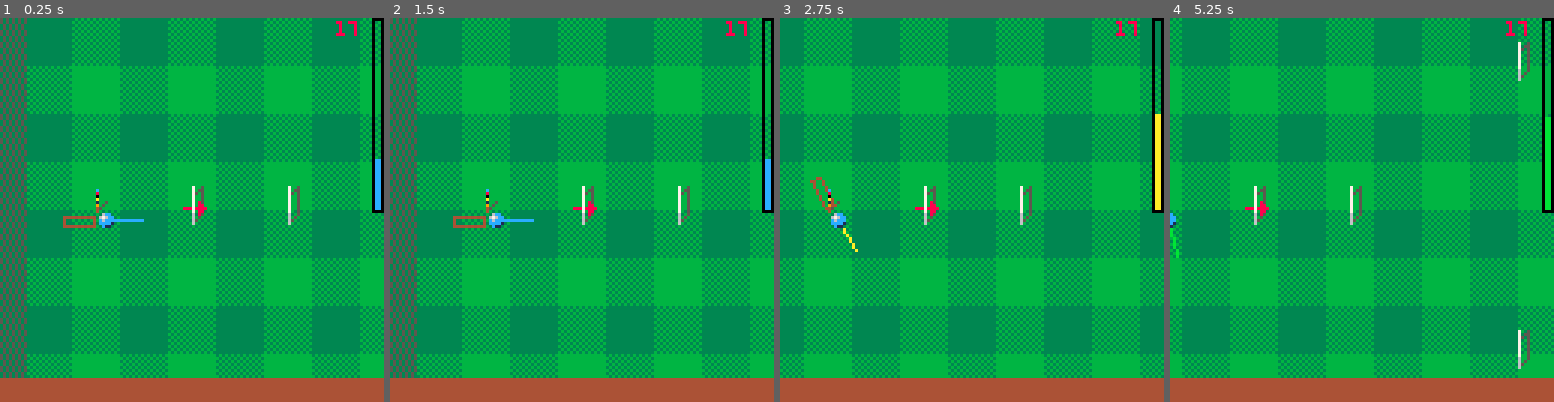
Above: before the commit, frames 1-4 (left to right).
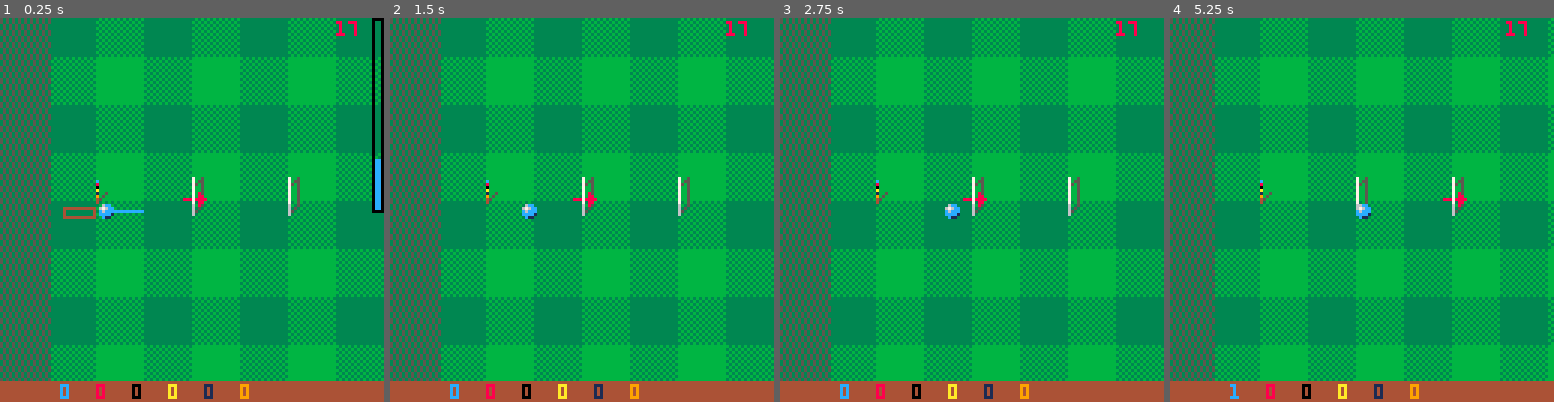
Above: after the commit, the same moments.

Repository: Joeltronics/croqu-8
Game: PICO-8 cartridge croquet.p8
Same seed, same stepped clock (60 frames per second), same inputs: the game is played once before the commit and once after it.
Inputs:
- Up to frame 1 (0.25 s): no input
- Up to frame 2 (1.5 s): tap X (X key) at 0.33, 1.07 s; tap O (Z key) at 0.7 s
- Up to frame 3 (2.75 s): hold Right 1.6-2.1 s; tap O (Z key) at 1.7, 2.1, 2.5 s; tap X (X key) at 1.85 s; hold Up 2.15-2.42 s; hold Right from 2.47 s (still down)
- Up to frame 4 (5.25 s): tap O (Z key) every 0.4 s from 2.9 to 4.9 s; tap X (X key) at 2.97, 4.08, 5.2 s; release Right at 3.03 s; hold Left 3.08-3.58 s; hold Down 3.63-3.97 s; hold Right 4.02-4.68 s; hold Up 4.73-5.03 s; hold Left from 5.08 s (still down)

The runs differ from the first frame. In frame 1, 29% of the frame differs, in the area x 0-100%, y 0-100%; in frame 2, 30%; in frame 3, 36%; in frame 4, 39%.

Commit message:
Basic physics (no collisions yet) & wicket logic

Diff:
--- a/croquet.p8
+++ b/croquet.p8
@@ -5,15 +5,14 @@
 -- License: CC BY-NC-SA 4.0
 
 --
--- Consts
---
-
-STATUS_BAR_HEIGHT = 8
-
-ROUGH = 8
-ROUGH_FILLP = 0b0101010110101010
--- ROUGH_COLOR = 0x34
-ROUGH_COLOR = 0x35
+-- Game core consts
+--
+
+BALL_R = 2
+
+MOVING_COOLDOWN_FRAMES = 120
+
+ROUGH = 16
 
 -- WIDTH, HEIGHT = 256, 128
 WIDTH, HEIGHT = 384 + 2*ROUGH, 192+2*ROUGH
@@ -47,6 +46,29 @@
 	{PX, CY, reverse=true, pole=true, hidden=true},
 }
 
+--
+-- Physics consts
+--
+
+SHOT_V_MAX = 2.5
+SHOT_V_MIN = 0.125
+
+DRAG = 1 - 1/128
+DRAG_ROUGH = 1 - 1/8
+V2_STOP_THRESH = 1/1024
+
+BALL_STOP_RANDOM_MOVEMENT = 0.25
+
+--
+-- Graphics Consts
+--
+
+STATUS_BAR_HEIGHT = 7
+
+ROUGH_FILLP = 0b0101010110101010
+-- ROUGH_COLOR = 0x34
+ROUGH_COLOR = 0x35
+
 PALETTES = {
 	-- main, dark, light
 	{[8]=12, [2]=1, [14]=6}, -- Blue
@@ -68,7 +90,7 @@
 
 balls = {}
 
-player_idx = 1
+player_idx = 0
 
 camera_x = 64
 camera_y = CY
@@ -76,7 +98,7 @@
 shot_angle = 0
 shot_power = 0.25
 
-moving = false
+moving_cooldown = 0
 
 debug_no_draw_tops = false
 debug_draw_primitives = false
@@ -87,6 +109,10 @@
 
 function round(val)
 	return flr(val + 0.5)
+end
+
+function line_round(x1, y1, x2, y2, col)
+	line(round(x1), round(y1), round(x2), round(y2), col)
 end
 
 function clip_num(val, minval, maxval)
@@ -110,39 +136,98 @@
 	end
 end
 
+function shot_power_color()
+	return SHOT_POWER_COLORS[clip_num(flr(shot_power * #SHOT_POWER_COLORS) + 1, 1, #SHOT_POWER_COLORS)]
+end
+
 --
 -- Game
 --
 
+function reset_off_screen_balls()
+
+	while true do
+		local any_clipped = false
+
+		for ball in all(balls) do
+			local x_was, y_was = ball.x, ball.y
+			ball.x = clip_num(ball.x, ROUGH, WIDTH-ROUGH-1)
+			ball.y = clip_num(ball.y, ROUGH, HEIGHT-ROUGH-1)
+			if (ball.x != x_was or ball.y != y_was) any_clipped = true
+		end
+
+		if (not any_clipped) return
+
+		-- TODO: re-run ball collisions
+	end
+end
+
 function next_player()
-	player_idx %= 6
+
+	reset_off_screen_balls()
+
+	player_idx %= #PALETTES
 	player_idx += 1
-	local player_ball = balls[player_idx]
-
+	if (player_idx > #balls) add_ball()
 	shot_angle = 0
 	shot_power = 0.25
-	moving = false
+	moving_cooldown = 0
+
+	local player_ball = balls[player_idx]
+
+	camera_x = player_ball.x
+	camera_y = player_ball.y
+end
+
+function add_ball()
+	local palette = PALETTES[#balls + 1]
+	add(balls, {
+		x=WICKETS[1][1] + 3,
+		y=WICKETS[1][2] + 3,
+		vx=0,
+		vy=0,
+		color=palette[8],
+		palette=palette,
+		last_wicket_idx=1,
+	})
 end
 
 function _init()
-	local idx = 0  -- DEBUG
-	for p in all(PALETTES) do
-		idx += 1
-		add(balls, {
-			-- x = 8 + idx*8, y = CY - 16, -- DEBUG
-			vx=0, vy=0,
-			color=p[8], palette=p,
-			last_wicket_idx=0,
-		})
-	end
+	balls = {}
+	player_idx = 0
+	next_player()
 
 	cls()
 	poke(0x5F2D, 1)  -- enable keyboard
 	poke(0x5f36, 0x40)  -- prevent printing at bottom of screen from triggering scroll
 end
 
+function check_wicket(ball)
+	-- Note: only checks wickets, not poles
+	-- (Poles are handled through collision physics)
+
+	local w = WICKETS[ball.last_wicket_idx + 1]
+	if (w.pole) return
+	local x, y, xp, yp, wx, wy = ball.x, ball.y, ball.x_prev, ball.y_prev, w[1], w[2]
+
+	local through = false
+	if wy - 4 <= y and y <= wy + 4 then
+		if x == wx then
+			-- In case ball is stopped exactly on wicket
+			-- (Could handle this with conditions below, but this is more mistake-proof)
+			through = true
+		elseif w.reverse then
+			if (xp >= wx and x < wx) through = true
+		else
+			if (xp <= wx and x > wx) through = true
+		end
+	end
+	if (through) ball.last_wicket_idx += 1
+end
+
 function _update60()
--- function _update()
+
+	local player_ball, op, x = balls[player_idx], btnp(4), btn(5)
 
 	while stat(30) do
 		local key = stat(31)
@@ -150,22 +235,71 @@
 		if (key == '2') debug_no_draw_tops = not debug_no_draw_tops
 	end
 
-	local player_ball, o, x = balls[player_idx], btn(4), btn(5)
-
-	if not (player_ball.x) then
-		-- TODO: check clip, and/or offer different placement options
-		player_ball.x = WICKETS[1][1] + 3
-		player_ball.y = WICKETS[1][2] + 3
-		player_ball.last_wicket_idx = 1
-	end
-
-	if moving then
-
-		-- TODO: physics here
-
-		-- TODO: camera follow whatever ball is moving, even if it's not the player's
+	if op and moving_cooldown <= 0 then
+		-- Launch ball
+
+		-- TODO: add slight randomness to angle, depending on power
+
+		local dx, dy = cos(shot_angle), sin(shot_angle)
+
+		local v = SHOT_V_MIN + (SHOT_V_MAX - SHOT_V_MIN) * shot_power * shot_power
+
+		player_ball.vx = v * dx
+		player_ball.vy = v * dy
+		moving_cooldown = MOVING_COOLDOWN_FRAMES
+	end
+
+	if moving_cooldown > 0 then
+		-- Process physics
+
+		moving_cooldown -= 1
+
+		-- TODO optimization: keep a list of moving balls, only iterate those
+
+		for ball in all(balls) do
+			ball.x_prev = ball.x
+			ball.y_prev = ball.y
+			ball.x += ball.vx
+			ball.y += ball.vy
+		end
+
+		-- TODO: collision physics here
+		-- TODO: collision physics needs to include pole hit check
+
+		for ball in all(balls) do
+			if ball.vx != 0 or ball.vy != 0 then
+
+				local drag = DRAG
+				if (ball.x < ROUGH or ball.y < ROUGH or ball.x >= WIDTH-ROUGH or ball.y >= HEIGHT-ROUGH) drag = DRAG_ROUGH
+
+				ball.vx *= drag
+				ball.vy *= drag
+
+				local v2 = ball.vx*ball.vx + ball.vy*ball.vy
+				if (v2 <= V2_STOP_THRESH) then
+					-- Stop ball
+
+					-- Move ball slightly when it stops
+					-- TODO: Add ball spin, and make this depend on it
+					ball.x = round(ball.x + rnd(2*BALL_STOP_RANDOM_MOVEMENT) - BALL_STOP_RANDOM_MOVEMENT)
+					ball.y = round(ball.y + rnd(2*BALL_STOP_RANDOM_MOVEMENT) - BALL_STOP_RANDOM_MOVEMENT)
+
+					ball.vx, ball.vy = 0, 0
+				else
+					moving_cooldown = MOVING_COOLDOWN_FRAMES
+				end
+			end
+		end
+
+		for ball in all(balls) do
+			check_wicket(ball)
+		end
+
+		-- TODO: If player's ball isn't moving but another is, make camera follow that one instead
 		camera_x = player_ball.x
 		camera_y = player_ball.y
+
+		if (moving_cooldown <= 0) next_player()
 
 	else
 		if x then
@@ -184,23 +318,17 @@
 		shot_power = clip_num(shot_power, 0, 1)
 	end
 
+	moving_cooldown = max(moving_cooldown, 0)
 	camera_x = clip_num(camera_x, 64, WIDTH-64)
 	camera_y = clip_num(camera_y, 64, HEIGHT-64+STATUS_BAR_HEIGHT)
 
 	cpu_update = stat(1)
-end
-
-function shot_power_color()
-	return SHOT_POWER_COLORS[clip_num(flr(shot_power * #SHOT_POWER_COLORS) + 1, 1, #SHOT_POWER_COLORS)]
-end
-
-function line_round(x1, y1, x2, y2, col)
-	line(round(x1), round(y1), round(x2), round(y2), col)
 end
 
 function draw_shot()
 	local player_ball = balls[player_idx]
 	local x, y = player_ball.x, player_ball.y
+	if (not x) return -- HACK: this shouldn't be needed
 	local dx, dy = cos(shot_angle), sin(shot_angle)
 
 	-- Draw line
@@ -238,10 +366,14 @@
 
 function _draw()
 
-	local player_ball, sprites, x, y = balls[player_idx], {}
+	local player_ball, x, y = balls[player_idx]
 	local next_wicket = WICKETS[player_ball.last_wicket_idx + 1]
 
 	camera(camera_x - 64, camera_y - 64)
+
+	--
+	-- Field
+	--
 
 	for y=0,ceil((HEIGHT-2*ROUGH)/16) do
 		for x=0,ceil((WIDTH-2*ROUGH)/16) do
@@ -266,13 +398,15 @@
 	-- Boundary
 	if (ROUGH < 1) rect(0, 0, WIDTH - 1, HEIGHT - 1, 7)
 
+	--
+	-- Bases & shadows
+	--
+
 	-- Draw ball shadows
 	-- TODO: Disabled for now, it looks bad with ball palettes that use grey as their dark color
 	-- if not debug_draw_primitives then
 	-- 	for ball in all(balls) do
-	-- 		if ball.x and ball.y then
-	-- 			spr(2, ball.x - 2, ball.y - 4)
-	-- 		end
+	-- 		spr(2, ball.x - 2, ball.y - 4)
 	-- 	end
 	-- end
 
@@ -306,35 +440,50 @@
 	end
 	spr(3, x, y, 1, 1, next_wicket.reverse)
 
-	-- Draw balls
+	if (moving_cooldown <= 0) draw_shot()
+
+	--
+	-- Balls & wickets - stuff where Z-order matters
+	--
+
+	local sprites = {}
+
 	for ball in all(balls) do
-		if ball.x and ball.y then
-			if debug_draw_primitives then
-				circ(ball.x, ball.y, 2, ball.color)
-				line(ball.x, ball.y, ball.x, ball.y, 0)
-			else
-				add(sprites, {idx=1, x=ball.x - 3, y=ball.y-3, pal=ball.palette})
-			end
+		if debug_draw_primitives then
+			circ(ball.x, ball.y, BALL_R, ball.color)
+			line(ball.x, ball.y, ball.x, ball.y, 0)
+		else
+			add(sprites, {idx=1, x=ball.x - 3, y=ball.y-3, z=ball.y, pal=ball.palette})
 		end
 	end
 	pal()
 
-	-- Draw wicket & pole tops
 	if (not debug_no_draw_tops) and (not debug_draw_primitives) then
 		for w in all(WICKETS) do
 			if not w.hidden then
 				if w.pole then
-					add(sprites, {idx=23, x=w[1]-3, y=w[2]-7, palt=3})
+					add(sprites, {idx=23, x=w[1]-3, y=w[2]-7, z=w[2], palt=3})
 				else
-					add(sprites, {idx=18, x=w[1]-4, y=w[2]-9, h=2, palt=3})
+					-- TODO: is this the right z?
+					add(sprites, {idx=18, x=w[1]-4, y=w[2]-9, z=w[2], h=2, palt=3})
 				end
 			end
 		end
 	end
 
-	if (not moving) draw_shot()
+	--
+	-- Draw sprites, in Z order
+	--
+
+	--[[
+	TODO optimizations: (Bubblesort is slow, O(n^2))
+	- Do not add offscreen sprites to list
+	- Sort list of wickets at init, then they're already sorted
+	- Sort list each time we add a sprite
+	]]
 
 	sort_z(sprites)
+
 	for s in all(sprites) do
 		pal(s.pal)
 		if (s.palt) then
@@ -343,7 +492,7 @@
 		else
 			palt()
 		end
-		spr(s.idx, s.x, s.y, s.w or 1, s.h or 1)
+		spr(s.idx, round(s.x), round(s.y), s.w or 1, s.h or 1)
 	end
 	palt()
 	pal()
@@ -359,8 +508,6 @@
 		end
 	end
 
-	-- if (not moving) draw_shot()
-
 	--
 	-- HUD
 	--
@@ -368,7 +515,17 @@
 	camera()
 	rectfill(0, 128 - STATUS_BAR_HEIGHT, 128, 128, 4)
 
-	if (not moving) draw_shot_power_meter()
+	-- for idx=1,#balls do
+	for idx=1,#PALETTES do
+		cursor(8 + 12*idx, 129 - STATUS_BAR_HEIGHT, PALETTES[idx][8])
+		if idx <= #balls then
+			print(balls[idx].last_wicket_idx - 1)
+		else
+			print(0)
+		end
+	end
+
+	if (moving_cooldown <= 0) draw_shot_power_meter()
 
 	--
 	-- Debug overlays
